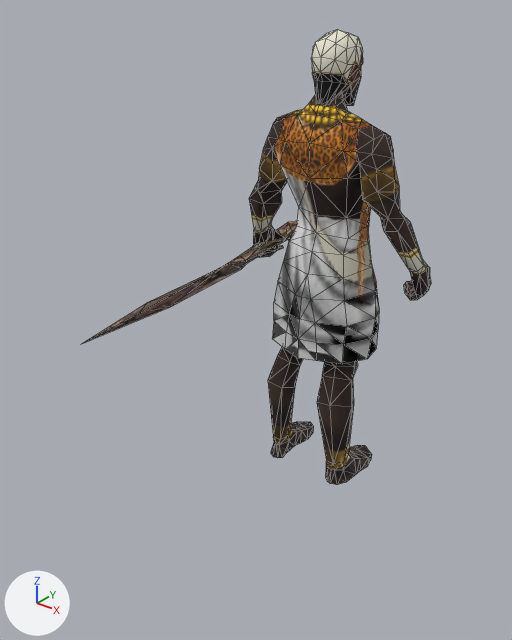
Two versions of the glTF model assets/models/units/kush_healer.glb, one commit apart.
Both versions are drawn from a 50 mm lens placed at (1.35, -1.83, 1.86), pointed at (-0.16, 0.06, 0.68). Arrows for +X, +Y and +Z are at lower left; the lights stay in place. The older version comes first. Mesh edges are drawn as thin lines. Where no turn or scale is listed for an object, it has been applied to the vertices. Vertices at exactly the same position are counted once.

The first picture shows 'kush_healer_part0', 'kush_healer_part1', 'kush_healer_part2'.
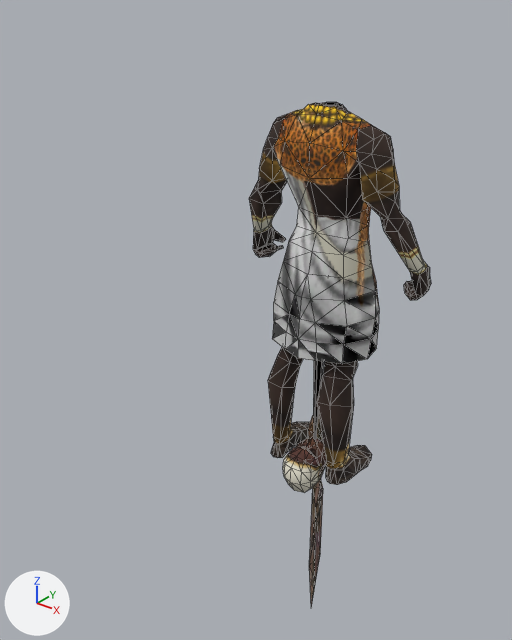
Boxes (x1, y1, x2, y2) around the edits, measured in the pictures (512 x 640 px; the box of a moved part takes in the faces that stretch with it):
'kush_healer_part0', reshaped: before (249, 94, 431, 485); after (249, 102, 431, 485)
'kush_healer_part1', moved, turned: before (311, 29, 363, 106); after (283, 432, 326, 492)
'kush_healer_part2', deleted: before (82, 221, 297, 344)
'tool_Weapon', added: after (308, 414, 323, 607)
part 1 of me_kush_healer_part0, moved or reshaped: before (309, 94, 348, 111); after (310, 102, 347, 439)

What changed in the scene script:
```text
Change me_kush_healer_part0:
    used by ob_kush_healer_part0; location = (0.004, 0.282, 0.0)
    remove me_kush_healer_part0.from_pydata(...)  # 470 vertices, 908 faces; spans x -0.38..0.38, y -0.17..0.16, z 0.0..1.53
    add me_kush_healer_part0.from_pydata(...)  # 470 vertices, 908 faces; spans x -0.38..0.38, y -0.17..0.16, z 0.0..1.47
    me_kush_healer_part0 part 1: 23 of 470 vertices moved; they spanned x -0.05..0.05, y -0.06..0.03, z 1.48..1.53 and now span x -0.05..0.05, y -0.06..0.02, z 0.0..1.47; mean shift (0.0, -0.01, -0.74); largest move (0.0, -0.01, 1.53) -> (0.0, -0.03, 0.0)
Change me_kush_healer_part1:
    used by ob_kush_healer_part1; location = (0.004, 0.282, 0.0)
    remove me_kush_healer_part1.from_pydata(...)  # 90 vertices, 166 faces; spans x -0.075..0.075, y -0.091..0.121, z 1.45..1.7
    add me_kush_healer_part1.from_pydata(...)  # 90 vertices, 166 faces; spans x -0.075..0.075, y -0.198..0.042, z -0.096..0.127
    me_kush_healer_part1 part 2: the whole mesh is turned 98.2 degrees about the x axis through its middle, then moved by (0.0, -0.091, -1.56)
Add me_kush_healer_part2_1:
    me_kush_healer_part2_1.from_pydata(...)  # 19 vertices, 34 faces; spans x -0.024..0.024, y -0.048..0.037, z -0.935..0.219
    me_kush_healer_part2_1.materials.append(mat_mat2)  # picture img_tex2
Remove ob_kush_healer_part2:
    ob_kush_healer_part2 = bpy.data.objects.new('kush_healer_part2', me_kush_healer_part2)
    ob_kush_healer_part2.location = (0.004, 0.282, 0.0)
Add ob_tool_weapon:
    ob_tool_weapon = bpy.data.objects.new('tool_Weapon', me_kush_healer_part2_1)
    ob_tool_weapon.location = (0.004, 0.282, 0.0)
```
